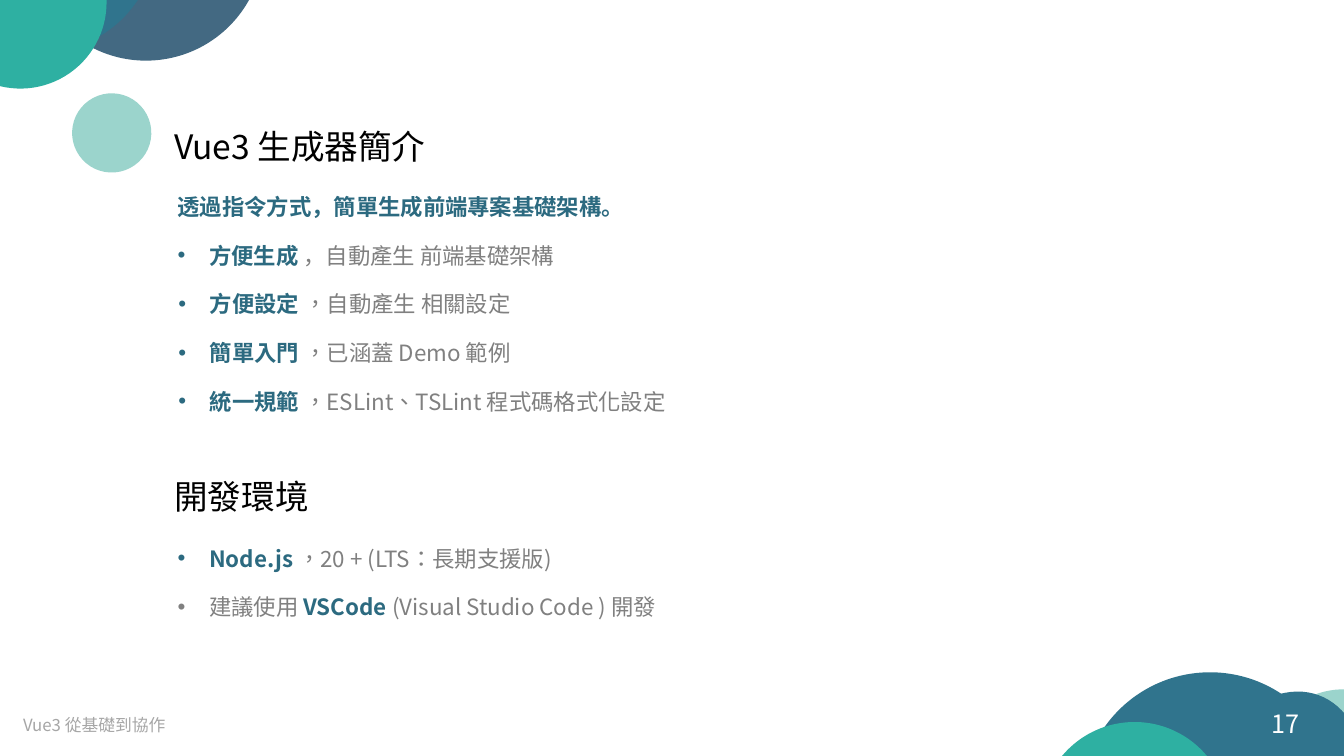
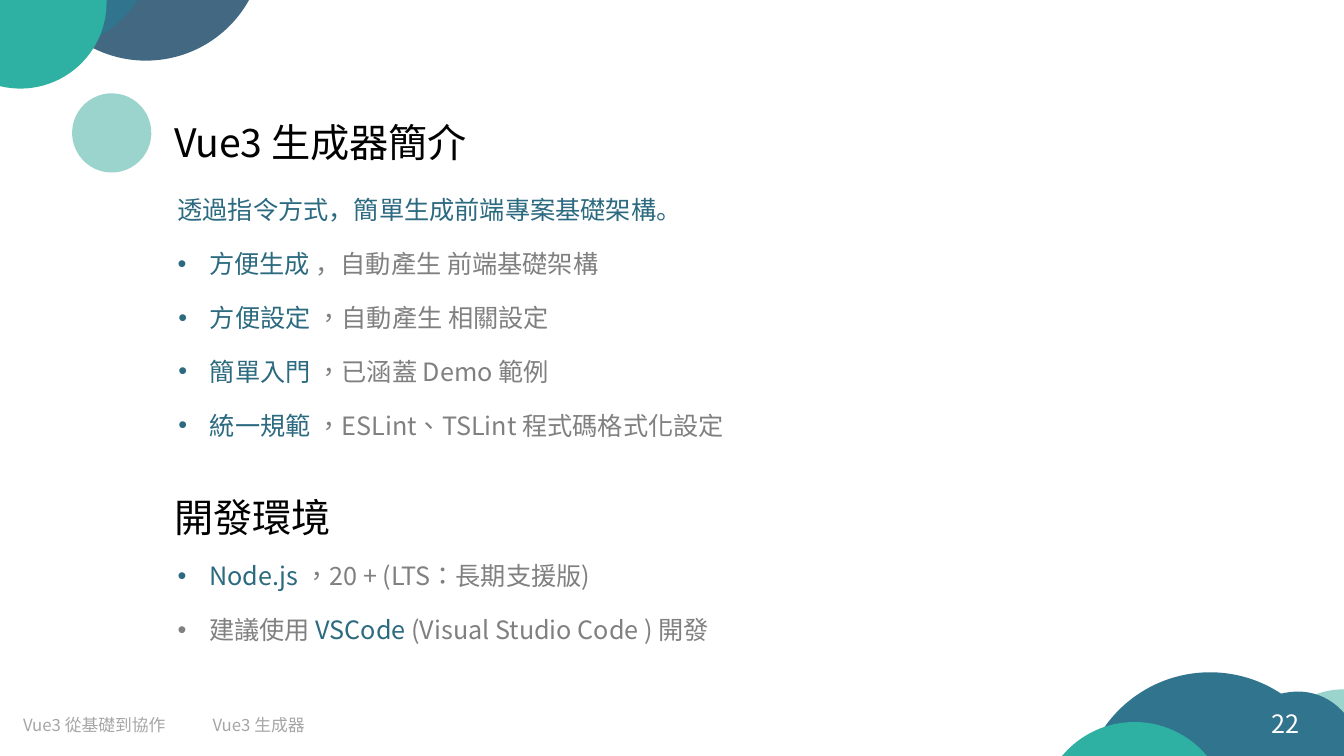
Before and after one commit to arx827/myDrive, a slide deck: slide 22 of Vue.js 從基礎到協作.pptx (slide 17 before the commit). Drawn at 1344x756 pixels with LibreOffice and Linux fonts; fonts in the diff are those of the drawing. Boxes give left, top, right and bottom in pixels: in the first picture for what was removed or moved away, otherwise in the second. Text is boxed around its words. In the diff, an @@ line names an element or a change of style, - is before the commit and + after.

Commit message:
[feature] 『Vue 從基礎到協作』

```diff
--- a/Vue.js 從基礎到協作.pptx
+++ b/Vue.js 從基礎到協作.pptx
@@ text "Vue3 生成器簡介" at (x1=174, y1=124, x2=467, y2=161): size 24 to 28 pt @@
@@ text "透過指令方式，簡單生成前端專案基礎架構。" at (x1=178, y1=198, x2=724, y2=437): size 16 to 18 pt; bold off in "透過指令方式，簡單生成前端專案基礎架構。", "方便生成", "方便設定", "簡單入門" and 1 more places @@
@@ text "開發環境" at (x1=174, y1=499, x2=331, y2=536): size 24 to 28 pt @@
@@ text "開發環境" moved from (x1=174, y1=480, x2=308, y2=512) to (x1=174, y1=499, x2=331, y2=536) @@
@@ text "Node.js ，20 + (LTS：長期支援版)" moved from (x1=209, y1=548, x2=656, y2=619) to (x1=209, y1=564, x2=709, y2=644) @@
@@ text "Node.js ，20 + (LTS：長期支援版)" at (x1=209, y1=564, x2=709, y2=644): size 16 to 18 pt; bold off in "Node.js", "VSCode" @@
@@ text added at (x1=213, y1=717, x2=304, y2=732), 12 pt, text #A6A6A6 @@
+Vue3 生成器
@@ page number at (x1=1272, y1=714, x2=1300, y2=733): text changed @@
-17
+22
```
Also in this commit, not shown: 27 other slides changed, 5 slides added, 1 other file.
